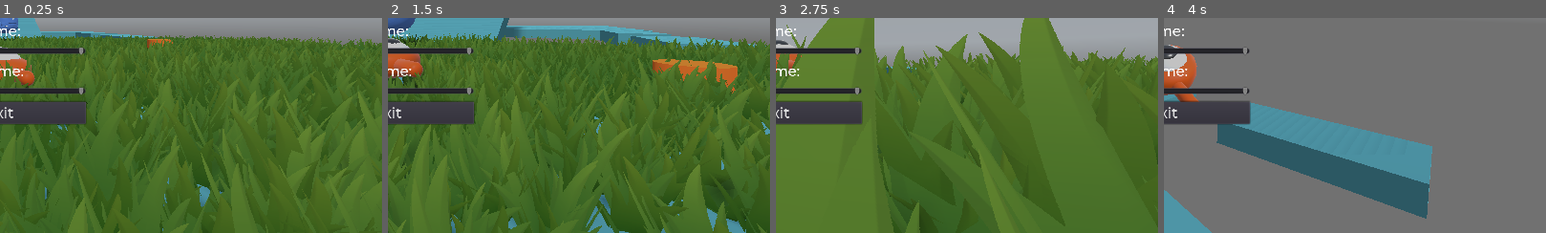
Above: before the commit, frames 1-4 (left to right).
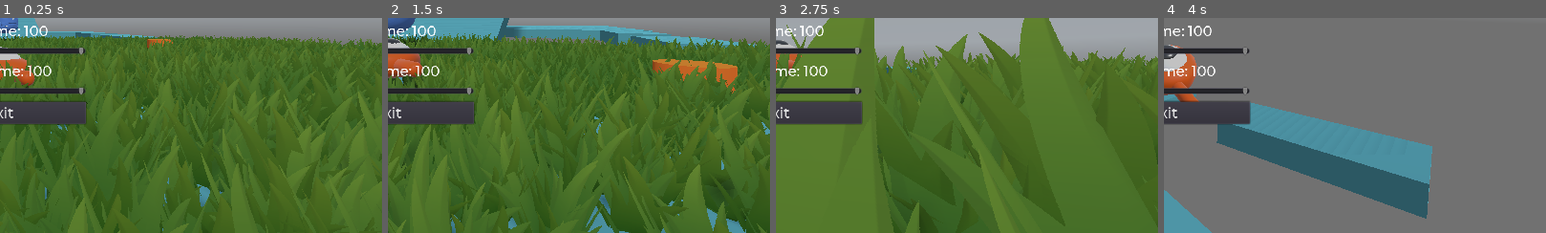
Above: after the commit, the same moments.

Repository: telmotrooper/squash-the-creeps
Game: Godot game, scene res://Main.tscn
Same seed, same stepped clock (60 frames per second), same inputs: the game is played once before the commit and once after it. A sky picture missing from this copy of the repository is replaced by a grey-blue gradient.
Inputs (mouse positions are % of the whole screen's width and height, from its top left):
- Up to frame 1 (0.25 s): no input
- Up to frame 2 (1.5 s): tap Enter (ui_accept) at 0.5 s; move the mouse to (55, 50) at 0.52 s; hold Up (move_forward) from 0.53 s (still down); tap Delete at 0.6 s; click (55, 50) at 0.67 s; tap Space (jump) at 0.77 s; move the mouse to (45, 50) at 1.27 s; tap Shift at 1.35 s
- Up to frame 3 (2.75 s): keep holding Up (move_forward); tap Space (jump) at 1.52 s; move the mouse to (52, 48) at 2.02 s; tap Delete at 2.1 s
- Up to frame 4 (4 s): keep holding Up (move_forward); move the mouse to (49, 52) at 2.77 s; tap Shift at 2.85 s; click (49, 52) at 2.92 s; tap Space (jump) at 3.02, 3.77 s; move the mouse to (57, 51) at 3.52 s; tap Delete at 3.6 s
The pictures show only the part of the screen within x 50-100%, y 48-98%; the shares and areas given below are measured in that part.

The runs differ from the first frame. In frame 1, 0.3% of the frame differs, in the area x 6-14%, y 3-28%; in frame 2, 0.3%; in frame 3, 0.3%; in frame 4, 0.3%.

Commit message:
Reading initial volume correctly

Diff:
--- a/Pause.gd
+++ b/Pause.gd
@@ -7,6 +7,12 @@
 func _ready():
   $VBoxContainer/SensitivityLabel.text = sensitivity_text % Configuration.get_value("controls", "mouse_sensitivity")
   $VBoxContainer/SensitivitySlider.value = Configuration.get_value("controls", "mouse_sensitivity")
+
+  $VBoxContainer/MusicVolumeLabel.text = music_volume_text % Configuration.get_value("audio", "music_volume")
+  $VBoxContainer/MusicVolumeSlider.value = Configuration.get_value("audio", "music_volume")
+
+  $VBoxContainer/SoundVolumeLabel.text = sound_volume_text % Configuration.get_value("audio", "sound_volume")
+  $VBoxContainer/SoundVolumeSlider.value = Configuration.get_value("audio", "sound_volume")
 
   var music_bus_index = AudioServer.get_bus_index("Music")
   var sound_bus_index = AudioServer.get_bus_index("Sound")
